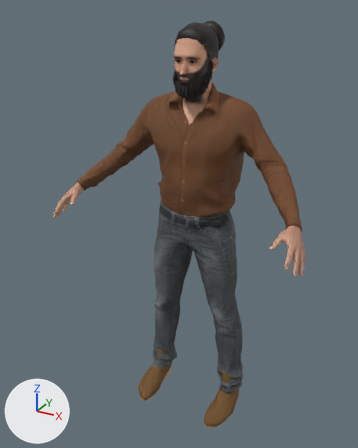
Two versions of the glTF model public/assets/models/person_amir.glb, one commit apart.
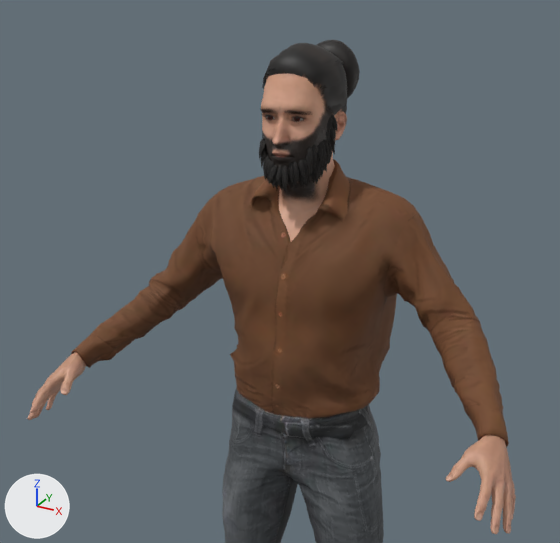
There are two pictures of each version: one whole from a 50 mm camera at (0.99, -2.004, 1.96) aimed at (-0.049, -0.115, 1.016), one close up on the part from 11% to 92% of the width and 0% to 63% of the height. Every picture has the same lights, and +X, +Y and +Z are marked at lower left. The first two pictures are the older version. Vertices at exactly the same position are counted once.

The first close-up shows 'body', 'clothes_male_casualsuit01', 'clothes_wdg_scruffy_beard', 'hair_rehmanpolanski_hair_bun_brown' and 2 more.
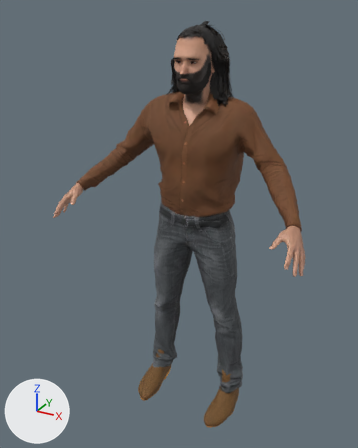
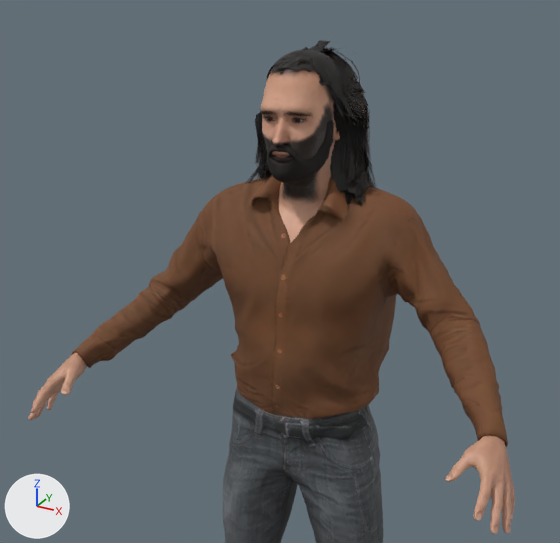
Edits to the bpy script that builds the scene:
```text
Add img_amir_grinsegold_beard_sigmund_wip:
    img_amir_grinsegold_beard_sigmund_wip = load_image('amir_grinsegold_beard_sigmund_wip', '_unpacked/amir_grinsegold_beard_sigmund_wip', 1024, 1024, 'sRGB')
Add img_amir_o4saken_long01:
    img_amir_o4saken_long01 = load_image('amir_o4saken_long01', '_unpacked/amir_o4saken_long01', 1024, 1024, 'sRGB')
Add mat_clothes_grinsegold_beard_sigmund_wip:
    mat_clothes_grinsegold_beard_sigmund_wip = principled_material('clothes_grinsegold_beard_sigmund_wip')
    mat_clothes_grinsegold_beard_sigmund_wip.texture = img_amir_grinsegold_beard_sigmund_wip  # with its transparency
    mat_clothes_grinsegold_beard_sigmund_wip.roughness = 0.8
Add mat_hair_o4saken_long01:
    mat_hair_o4saken_long01 = principled_material('hair_o4saken_long01')
    mat_hair_o4saken_long01.texture = img_amir_o4saken_long01  # with its transparency
    mat_hair_o4saken_long01.roughness = 0.55
Change me_scruffy_beard:
    used by ob_clothes_wdg_scruffy_beard; location = (0.0, 0.0, 0.0)
    remove me_scruffy_beard.from_pydata(...)  # 2300 vertices, 2760 faces; spans x -0.091..0.087, y -0.176..-0.055, z 1.605..1.762
    remove me_scruffy_beard.materials.append(mat_clothes_wdg_scruffy_beard)  # picture img_amir_wdg_scruffy_beard
    add me_scruffy_beard.from_pydata(...)  # 503 vertices, 878 faces; spans x -0.08..0.081, y -0.175..-0.063, z 1.621..1.759
    me_scruffy_beard part 1: 87 loose pieces with 1740 vertices, spanning x -0.091..0.08, y -0.173..-0.055, z 1.605..1.762, are deleted
    me_scruffy_beard part 2: 1 vertex moved within x -0.052, y -0.124, z 1.659; 559 vertices removed from x -0.083..0.087, y -0.176..-0.062, z 1.609..1.762; 502 vertices added at x -0.08..0.081, y -0.175..-0.063, z 1.621..1.759
    add me_scruffy_beard.materials.append(mat_clothes_grinsegold_beard_sigmund_wip)  # picture img_amir_grinsegold_beard_sigmund_wip
Add me_o4saken_long01:
    me_o4saken_long01.from_pydata(...)  # 9712 vertices, 8554 faces; spans x -0.167..0.18, y -0.145..0.151, z 1.476..1.903
    me_o4saken_long01.materials.append(mat_hair_o4saken_long01)  # picture img_amir_o4saken_long01
Remove ob_hair_rehmanpolanski_hair_bun_brown:
    ob_hair_rehmanpolanski_hair_bun_brown = bpy.data.objects.new('hair_rehmanpolanski_hair_bun_brown', me_hair_bun_brown)
    ob_hair_rehmanpolanski_hair_bun_brown.location = (0.0, 0.0, 0.0)
Add ob_hair_o4saken_long01:
    ob_hair_o4saken_long01 = bpy.data.objects.new('hair_o4saken_long01', me_o4saken_long01)
    ob_hair_o4saken_long01.location = (0.0, 0.0, 0.0)
```

Boxes [x1, y1, x2, y2] around the edits, measured in the close-ups (560 x 543 px; the box of a moved part takes in the faces that stretch with it):
'hair_o4saken_long01', added
    after: [245, 40, 377, 205]
'hair_rehmanpolanski_hair_bun_brown', deleted
    before: [262, 40, 360, 115]
'clothes_wdg_scruffy_beard', reshaped (15% narrower, 19% shorter)
    before: [259, 114, 338, 192]
    after: [267, 120, 334, 183]
part 1 of me_scruffy_beard, deleted
    before: [259, 137, 335, 192]
part 2 of me_scruffy_beard, moved or reshaped
    before: [262, 114, 338, 188]
    after: [267, 120, 334, 183]
